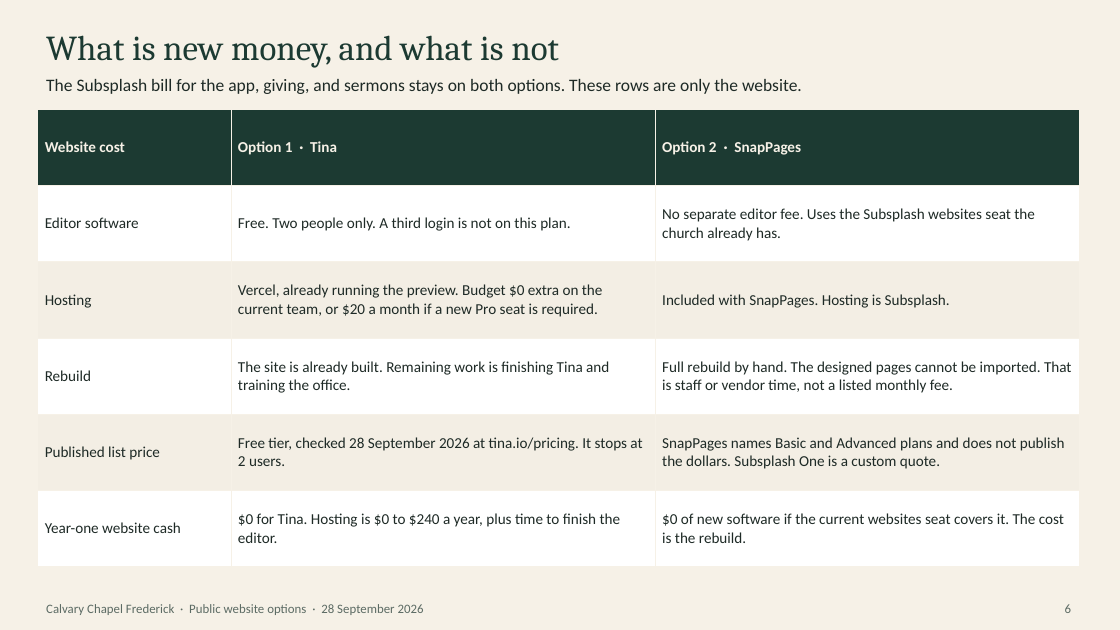
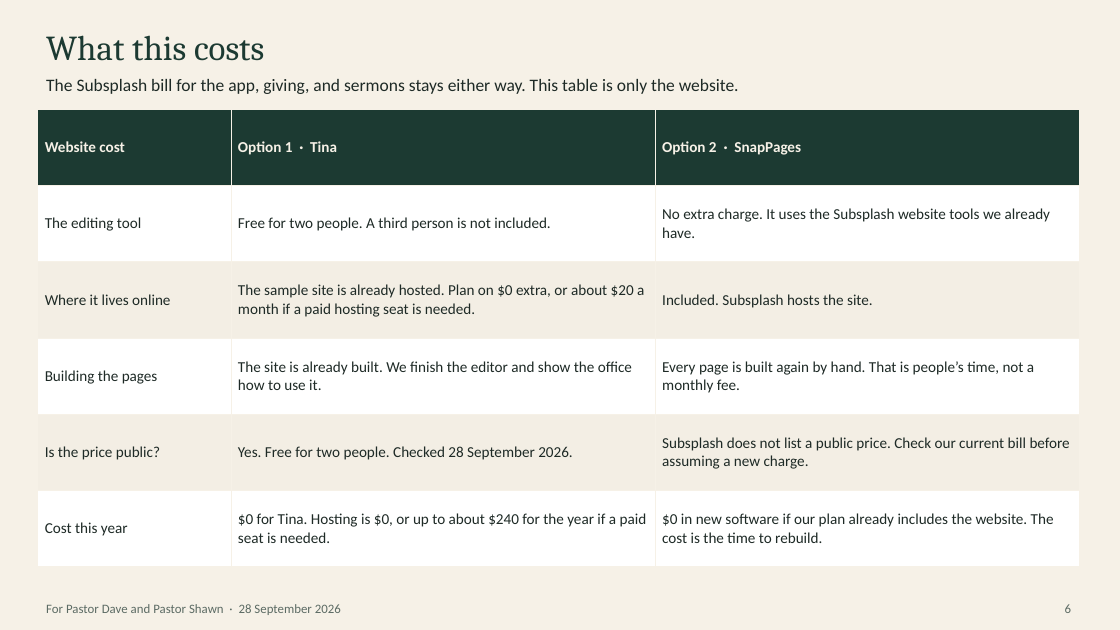
Before and after one commit to NSDQ-160th/calvary-frederick, a slide deck: slide 6 of docs/website-options.pptx. Drawn at 1120x630 pixels with LibreOffice and Linux fonts; fonts in the diff are those of the drawing. Boxes give left, top, right and bottom in pixels: in the first picture for what was removed or moved away, otherwise in the second. Text is boxed around its words. In the diff, an @@ line names an element or a change of style, - is before the commit and + after.

Commit message:
docs: rewrite the website choice for Pastor Dave and Pastor Shawn
The deck now explains Tina and SnapPages in plain language, with the app, giving, and sermons staying on Subsplash either way.

```diff
--- a/docs/website-options.pptx
+++ b/docs/website-options.pptx
@@ text at (46, 35, 264, 61): text changed @@
-What is new money, and what is not
+What this costs
@@ text at (46, 79, 739, 94): text changed @@
-The Subsplash bill for the app, giving, and sermons stays on both options. These rows are only the website.
+The Subsplash bill for the app, giving, and sermons stays either way. This table is only the website.
@@ table at (38, 109, 1080, 567) @@
-row 2: Editor software | Free. Two people only. A third login is not on this plan. | No separate editor fee. Uses the Subsplash websites seat the church already has.
+row 2: The editing tool | Free for two people. A third person is not included. | No extra charge. It uses the Subsplash website tools we already have.
-row 3: Hosting | Vercel, already running the preview. Budget $0 extra on the current team, or $20 a month if a new Pro seat is required. | Included with SnapPages. Hosting is Subsplash.
+row 3: Where it lives online | The sample site is already hosted. Plan on $0 extra, or about $20 a month if a paid hosting seat is needed. | Included. Subsplash hosts the site.
-row 4: Rebuild | The site is already built. Remaining work is finishing Tina and training the office. | Full rebuild by hand. The designed pages cannot be imported. That is staff or vendor time, not a listed monthly fee.
+row 4: Building the pages | The site is already built. We finish the editor and show the office how to use it. | Every page is built again by hand. That is people’s time, not a monthly fee.
-row 5: Published list price | Free tier, checked 28 September 2026 at tina.io/pricing. It stops at 2 users. | SnapPages names Basic and Advanced plans and does not publish the dollars. Subsplash One is a custom quote.
+row 5: Is the price public? | Yes. Free for two people. Checked 28 September 2026. | Subsplash does not list a public price. Check our current bill before assuming a new charge.
-row 6: Year-one website cash | $0 for Tina. Hosting is $0 to $240 a year, plus time to finish the editor. | $0 of new software if the current websites seat covers it. The cost is the rebuild.
+row 6: Cost this year | $0 for Tina. Hosting is $0, or up to about $240 for the year if a paid seat is needed. | $0 in new software if our plan already includes the website. The cost is the time to rebuild.
@@ text at (46, 604, 341, 615): text changed @@
-Calvary Chapel Frederick · Public website options · 28 September 2026
+For Pastor Dave and Pastor Shawn · 28 September 2026
```
Also in this commit, not shown: 7 other slides changed.
